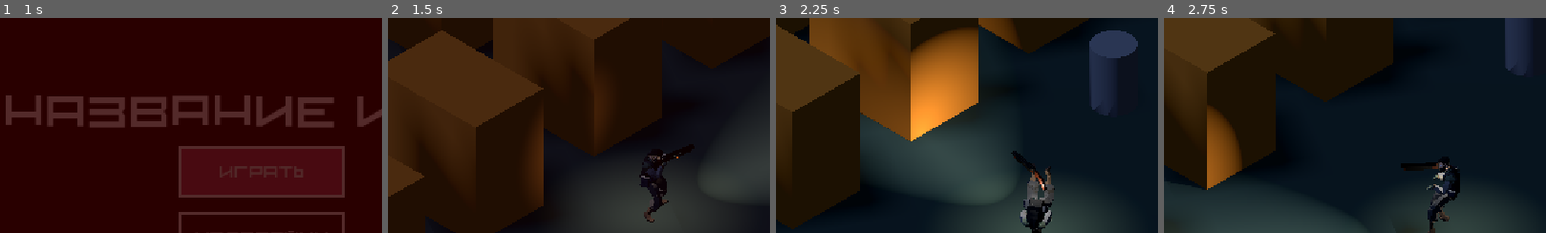
Above: before the commit, frames 1-4 (left to right).
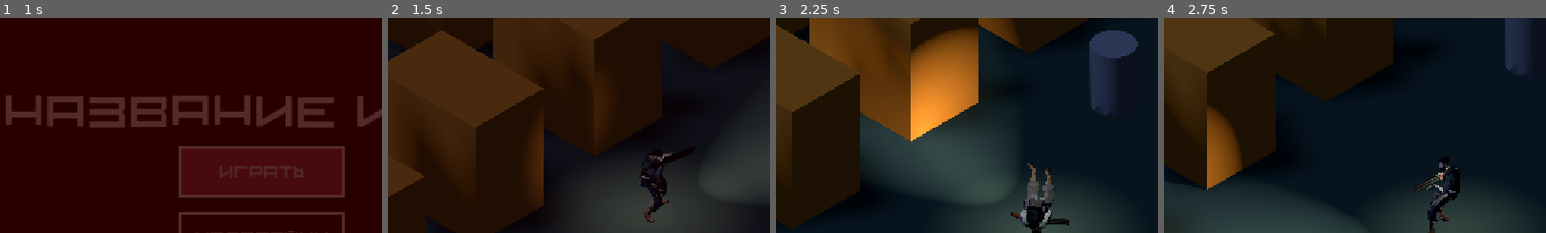
Above: after the commit, the same moments.

Repository: AnckerStudios/the-camera-game
Game: Godot game, scene res://ui/menu/menu.tscn
Two runs of this game, one before a commit and one after it. Both use one fixed random seed, a clock stepped at 60 frames per second and the inputs below.
Inputs (mouse positions are % of the whole screen's width and height, from its top left):
- Up to frame 1 (1 s): click "Играть" at 0.5 s
- Up to frame 2 (1.5 s): move the mouse to (72, 45) at 1.27 s; hold D (move_right) from 1.28 s (still down); hold Right mouse button (alt_fire) from 1.28 s (still down)
- Up to frame 3 (2.25 s): tap Space (jump) at 1.52 s; move the mouse to (30, 55) at 2.02 s; release D (move_right) at 2.03 s; release Right mouse button (alt_fire) at 2.03 s; hold S (move_backward) from 2.03 s (still down); tap Shift (dash) at 2.1 s
- Up to frame 4 (2.75 s): keep holding S (move_backward); tap Space (jump) at 2.27 s
The pictures show only the part of the screen within x 16-66%, y 5-55%; the shares and areas given below are measured in that part.

Frame 1 is identical in both runs. In frame 2, 0.1% of the frame differs, in the area x 70-80%, y 61-69%; in frame 3, 0.4%, in the area x 61-77%, y 61-97%; in frame 4, 0.4%.

Commit message:
fix weapon_holder.gd

Diff:
--- a/gamelogic/player/model/player_model.tscn
+++ b/gamelogic/player/model/player_model.tscn
@@ -11,6 +11,9 @@
 [node name="camera_man_5" parent="." instance=ExtResource("2_model")]
 transform = Transform3D(-0.43, 0, 0, 0, 0.43, 0, 0, 0, -0.43, 0, 0, 0)
 
+[node name="RightHandGrip" type="BoneAttachment3D" parent="camera_man_5/Armature_001/Skeleton3D"]
+bone_name = "mixamorig_RightHand"
+
 [node name="AnimationPlayer" type="AnimationPlayer" parent="."]
 root_node = NodePath("../camera_man_5")
 libraries/move = ExtResource("3_library")
--- a/gamelogic/player/player.tscn
+++ b/gamelogic/player/player.tscn
@@ -30,13 +30,14 @@
 [node name="PlayerModel" parent="Visual" node_paths=PackedStringArray("body") instance=ExtResource("8_model")]
 body = NodePath("../..")
 
-[node name="WeaponHolder" type="Node3D" parent="Visual" unique_id=1611209214]
-transform = Transform3D(1, 0, 0, 0, 1, 0, 0, 0, 1, 0.35, 1.1, -0.15)
+[node name="WeaponHolder" type="Node3D" parent="Visual/PlayerModel/camera_man_5/Armature_001/Skeleton3D/RightHandGrip" unique_id=1611209214 node_paths=PackedStringArray("aim")]
+transform = Transform3D(0.61163926, 0.77173275, -0.1132051, -0.1943444, 0.011461118, -0.9718994, -0.755392, 0.6219218, 0.15838495, -0.064754605, -0.10527697, -0.26346976)
 script = ExtResource("4_holder")
+aim = NodePath("../../../../../..")
 
-[node name="WeaponDoubleShotgun" parent="Visual/WeaponHolder" unique_id=1504881159 instance=ExtResource("5_shotgun")]
+[node name="WeaponDoubleShotgun" parent="Visual/PlayerModel/camera_man_5/Armature_001/Skeleton3D/RightHandGrip/WeaponHolder" unique_id=1504881159 instance=ExtResource("5_shotgun")]
 
-[node name="WeaponRevolver" parent="Visual/WeaponHolder" unique_id=1816449901 instance=ExtResource("6_revolver")]
+[node name="WeaponRevolver" parent="Visual/PlayerModel/camera_man_5/Armature_001/Skeleton3D/RightHandGrip/WeaponHolder" unique_id=1816449901 instance=ExtResource("6_revolver")]
 
 [node name="ViewCone" parent="Visual" unique_id=2048807598 instance=ExtResource("7_cone")]
 
--- a/gamelogic/weapon/firearm.gd
+++ b/gamelogic/weapon/firearm.gd
@@ -136,10 +136,14 @@
 	ammo_changed.emit(loaded, capacity, reserve_ammo)
 
 
-## Направление выстрела в плоскости пола.
+## Направление выстрела в плоскости пола. В держателе - по его прицелу, а не по дулу,
+## которое качается вместе с анимацией рук.
 func _spread_direction() -> Vector3:
 	var half := deg_to_rad(spread_degrees) / 2.0
 	var forward := -_muzzle.global_basis.z
+	var holder := get_parent() as WeaponHolder
+	if holder:
+		forward = holder.get_aim_direction()
 	forward.y = 0.0
 	return forward.normalized().rotated(Vector3.UP, randf_range(-half, half))
 
--- a/gamelogic/weapon/weapon_holder.gd
+++ b/gamelogic/weapon/weapon_holder.gd
@@ -2,6 +2,10 @@
 extends Node3D
 
 ## Держатель оружия игрока: дочерние Weapon, переключение, ввод и проброс состояния в PlayerState.
+
+## Узел, вдоль -Z которого целится оружие. Держатель может сидеть на кисти и качаться
+## вместе с анимацией, а стрелять нужно туда, куда смотрит персонаж. Без узла - сам держатель.
+@export var aim: Node3D
 
 var current: Weapon
 
@@ -39,6 +43,10 @@
 	return result
 
 
+func get_aim_direction() -> Vector3:
+	return -(aim if aim else self).global_basis.z
+
+
 func select(index: int) -> void:
 	var weapons := get_weapons()
 	if weapons.is_empty():
Not shown: 1 places in scene/artem/misha_v2_doma.tscn that only renumber resources
